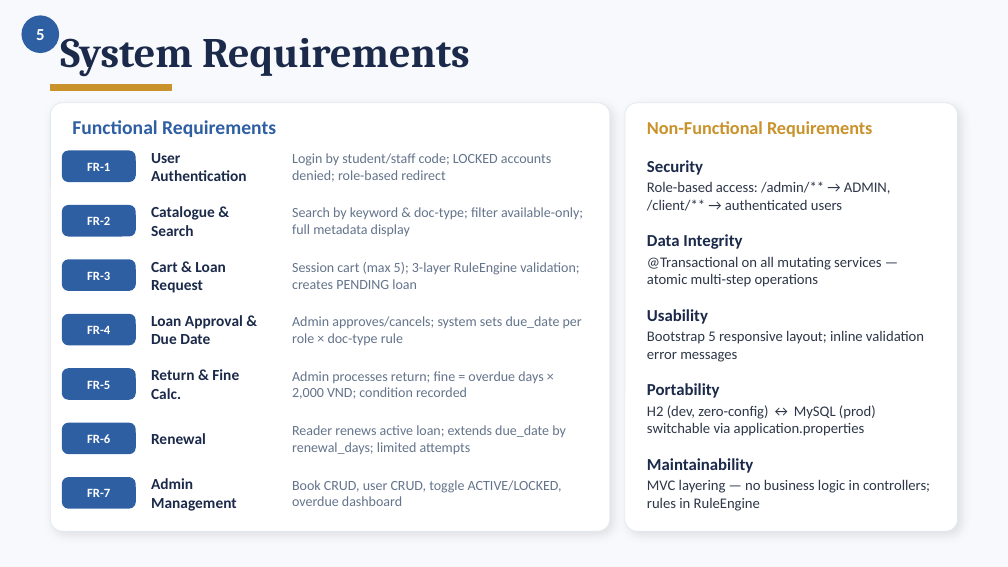
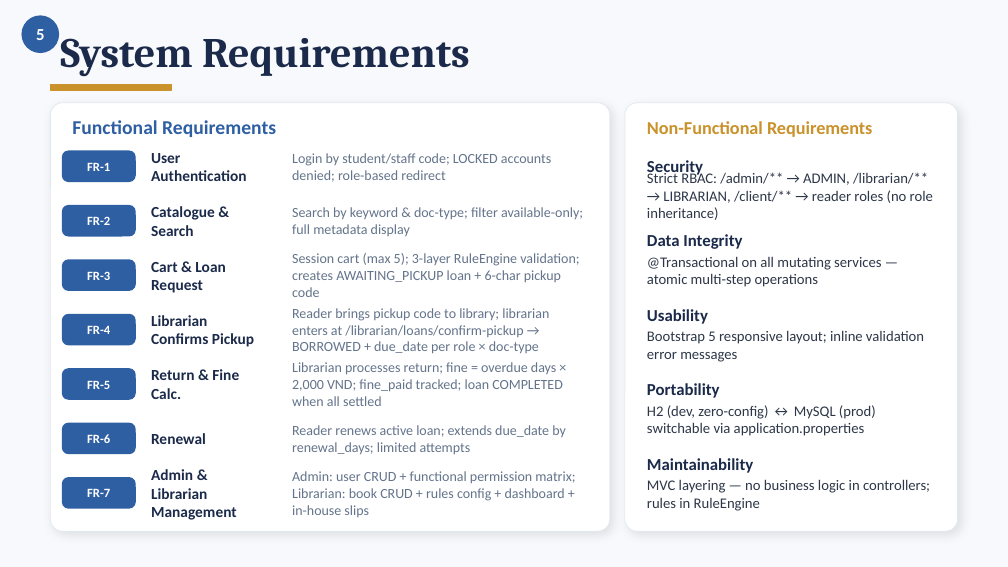
Before and after one commit to tuyenpham2409/library-management, a slide deck: slide 7 of FinalPresentation_LibraryManagement.pptx. Drawn at 1008x567 pixels with LibreOffice and Linux fonts; fonts in the diff are those of the drawing. Boxes give left, top, right and bottom in pixels: in the first picture for what was removed or moved away, otherwise in the second. Text is boxed around its words. In the diff, an @@ line names an element or a change of style, - is before the commit and + after.

```diff
--- a/FinalPresentation_LibraryManagement.pptx
+++ b/FinalPresentation_LibraryManagement.pptx
@@ text at bbox=[647, 171, 933, 220]: text changed @@
-Role-based access: /admin/** → ADMIN, /client/** → authenticated users
+Strict RBAC: /admin/** → ADMIN, /librarian/** → LIBRARIAN, /client/** → reader roles (no role inheritance)
@@ text at bbox=[292, 253, 579, 297]: text changed @@
-Session cart (max 5); 3-layer RuleEngine validation; creates PENDING loan
+Session cart (max 5); 3-layer RuleEngine validation; creates AWAITING_PICKUP loan + 6-char pickup code
@@ text at bbox=[151, 315, 254, 347]: text changed @@
-Loan Approval & Due Date
+Librarian Confirms Pickup
@@ text at bbox=[292, 308, 549, 353]: text changed @@
-Admin approves/cancels; system sets due_date per role × doc-type rule
+Reader brings pickup code to library; librarian enters at /librarian/loans/confirm-pickup → BORROWED + due_date per role × doc-type
@@ text at bbox=[292, 362, 563, 406]: text changed @@
-Admin processes return; fine = overdue days × 2,000 VND; condition recorded
+Librarian processes return; fine = overdue days × 2,000 VND; fine_paid tracked; loan COMPLETED when all settled
@@ text at bbox=[151, 469, 237, 520]: text changed @@
-Admin Management
+Admin & Librarian Management
@@ text at bbox=[292, 471, 575, 517]: text changed @@
-Book CRUD, user CRUD, toggle ACTIVE/LOCKED, overdue dashboard
+Admin: user CRUD + functional permission matrix; Librarian: book CRUD + rules config + dashboard + in-house slips
```
Also in this commit, not shown: 11 other slides changed, 2 other files.
